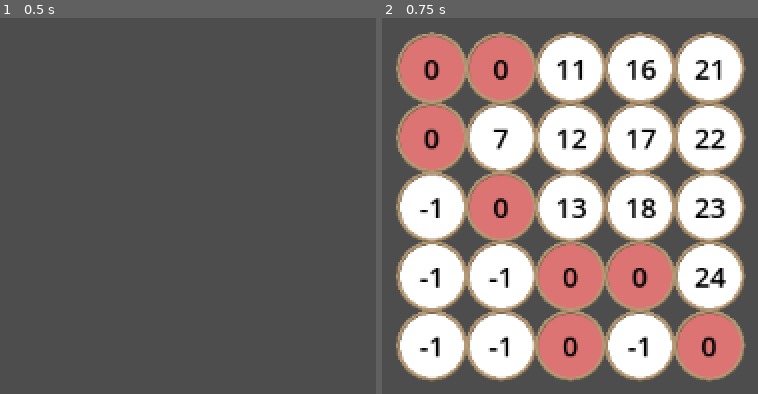
Above: before the commit, frames 1-2 (left to right).
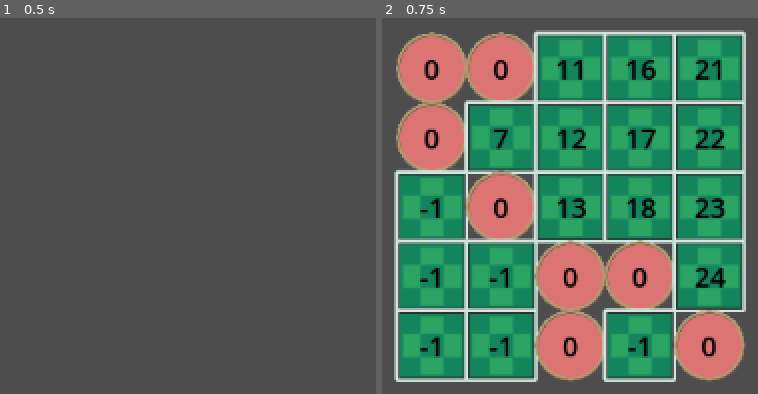
Above: after the commit, the same moments.

Repository: Maxwell-Lam/Graph-Testing
Game: Godot game, scene res://Graph Test 3.tscn
Same seed, same stepped clock (60 frames per second), same inputs: the game is played once before the commit and once after it.
Inputs (mouse positions are in pixels of both pictures, inside the frame that each line leads up to):
- Up to frame 1 (0.5 s): no input
- Up to frame 2 (0.75 s): tap Enter at 0.5 s; move the mouse to (outside the picture) at 0.52 s; tap C at 0.6 s; click (outside the picture) at 0.67 s

Frame 1 is identical in both runs. In frame 2, 60% of the frame differs, in the area x 3-97%, y 3-97%.

Commit message:
Added tile images

Diff:
--- a/Voltorb Flip - Forward Tracking/node.tscn
+++ b/Voltorb Flip - Forward Tracking/node.tscn
@@ -1,17 +1,21 @@
-[gd_scene load_steps=6 format=3 uid="uid://cbdkqkppd4owf"]
+[gd_scene load_steps=7 format=3 uid="uid://cbdkqkppd4owf"]
 
 [ext_resource type="Script" path="res://node.gd" id="1_tu7qa"]
 [ext_resource type="Texture2D" uid="uid://dquig5kdpw172" path="res://token_1.png" id="2_cn8n7"]
+[ext_resource type="Texture2D" uid="uid://cboxd1801hsdj" path="res://undiscoveredTile.png" id="2_iu3ii"]
 [ext_resource type="Texture2D" uid="uid://bubkyhoy72cpq" path="res://token_3.png" id="3_va857"]
 
 [sub_resource type="SpriteFrames" id="SpriteFrames_yrnvy"]
 animations = [{
 "frames": [{
 "duration": 1.0,
-"texture": ExtResource("2_cn8n7")
+"texture": ExtResource("2_iu3ii")
 }, {
 "duration": 1.0,
 "texture": ExtResource("3_va857")
+}, {
+"duration": 1.0,
+"texture": ExtResource("2_cn8n7")
 }],
 "loop": true,
 "name": &"default",
--- a/Voltorb Flip - Forward Tracking/project.godot
+++ b/Voltorb Flip - Forward Tracking/project.godot
@@ -11,7 +11,7 @@
 [application]
 
 run/main_scene="res://Graph Test 3.tscn"
-config/features=PackedStringArray("4.2", "Mobile")
+config/features=PackedStringArray("4.3", "Mobile")
 config/icon="res://icon.svg"
 
 [rendering]
Binary file added: Voltorb Flip - Forward Tracking/Voltorb.png
Binary file added: Voltorb Flip - Forward Tracking/discoveredTile.png
Binary file added: Voltorb Flip - Forward Tracking/undiscoveredTile.png
Not shown, added: Voltorb Flip - Forward Tracking/undiscoveredTile.png.import
